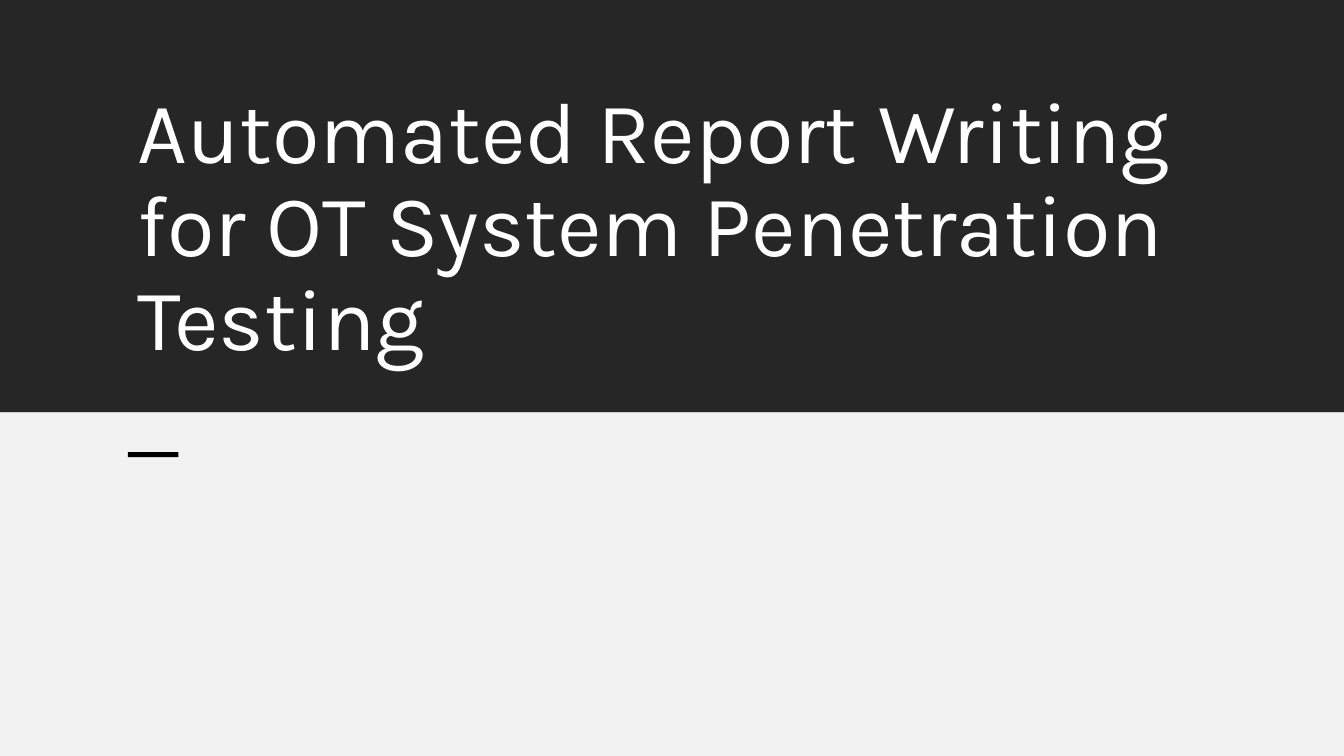
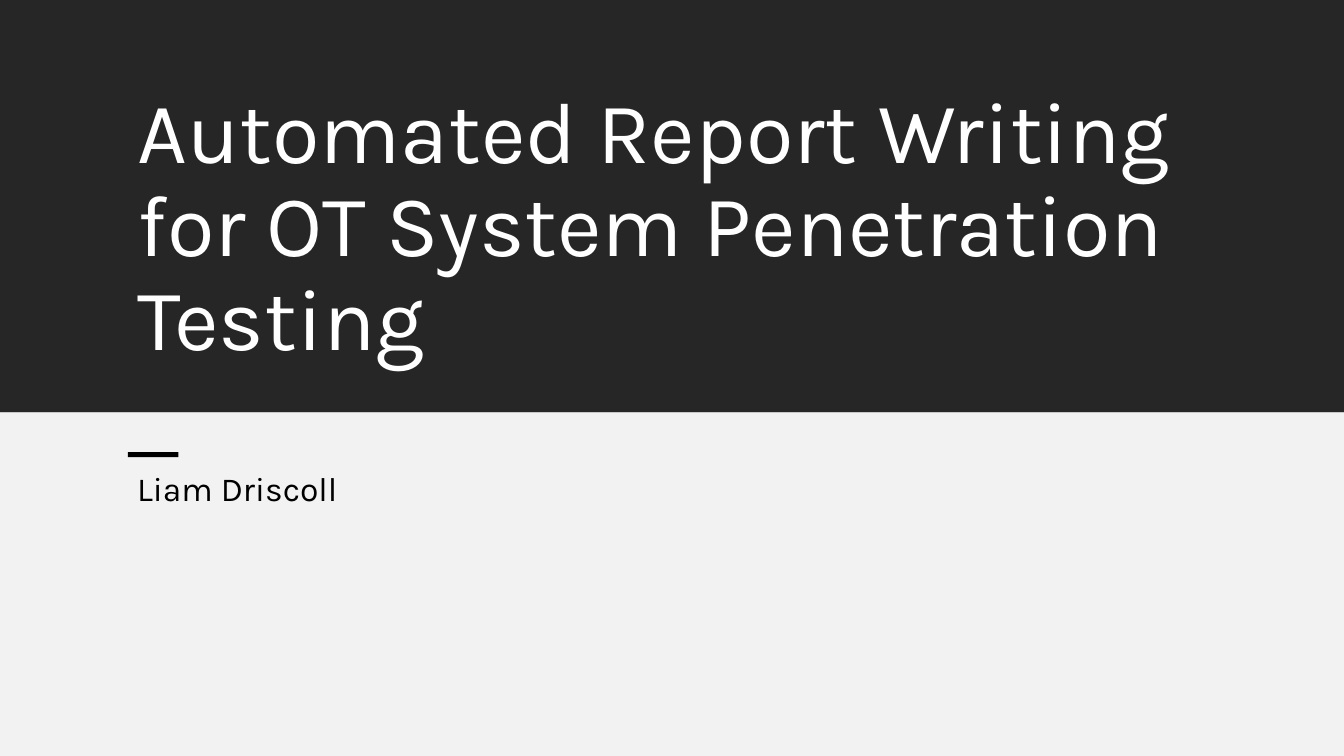
Before and after one commit to Nagaan/auto-report-writer, a slide deck: slide 1 of docs/presentation.pptx. Drawn at 1344x756 pixels with LibreOffice and Linux fonts; fonts in the diff are those of the drawing. Boxes give left, top, right and bottom in pixels: in the first picture for what was removed or moved away, otherwise in the second. Text is boxed around its words. In the diff, an @@ line names an element or a change of style, - is before the commit and + after.

```diff
--- a/docs/presentation.pptx
+++ b/docs/presentation.pptx
@@ subtitle added at [137, 478, 338, 502], 24 pt, text #000000 @@
+Liam Driscoll
```
Also in this commit, not shown: 2 other slides changed, 3 other files.
